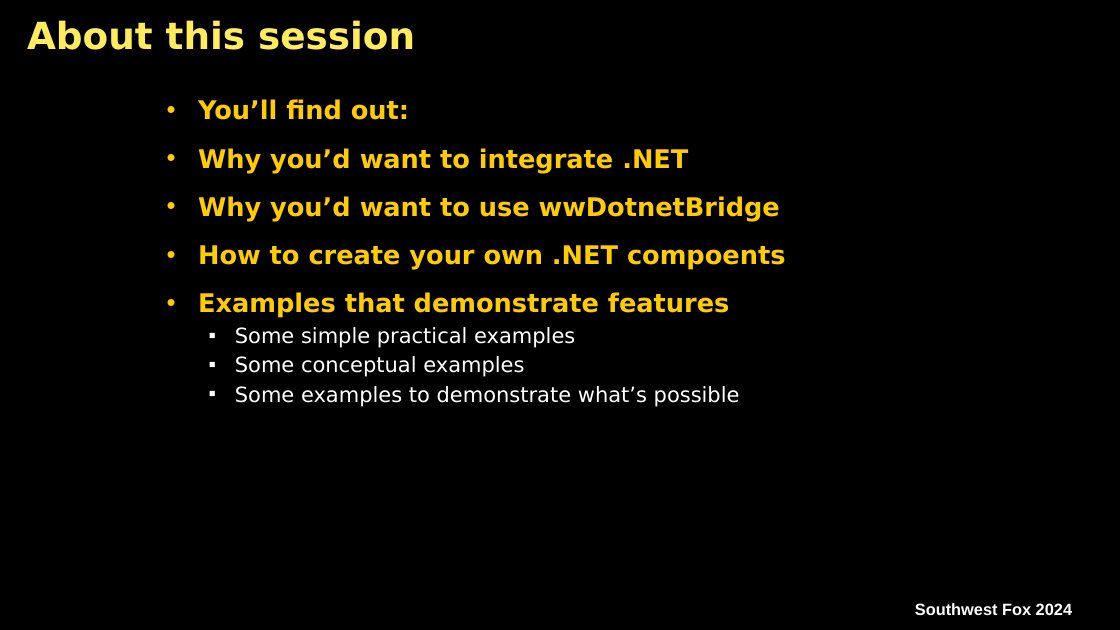
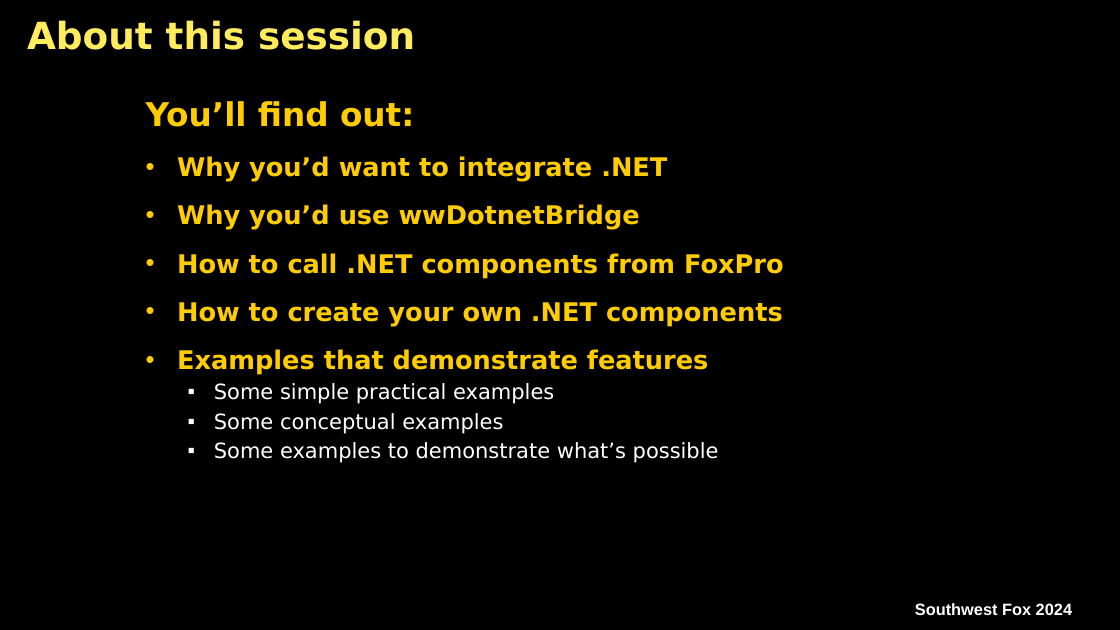
Before and after one commit to RickStrahl/swfox2024-wwdotnetbridge-revisited, a slide deck: slide 2 of Documents/Strahl-swFox2024-wwDotnetBridge-Revisited.pptx. Drawn at 1120x630 pixels with LibreOffice and Linux fonts; fonts in the diff are those of the drawing; background and template pictures are left out. Boxes give left, top, right and bottom in pixels: in the first picture for what was removed or moved away, otherwise in the second. Text is boxed around its words. In the diff, an @@ line names an element or a change of style, - is before the commit and + after.

```diff
--- a/Documents/Strahl-swFox2024-wwDotnetBridge-Revisited.pptx
+++ b/Documents/Strahl-swFox2024-wwDotnetBridge-Revisited.pptx
@@ text "You’ll find out:": place and size @@
-text "You’ll find out:" at [198,99,785,407]
+text "You’ll find out:" at [146,101,784,463]
@@ text at [146,101,414,127]: size 22 to 28 pt in "You’ll find out:"; bullet • to none @@
@@ text at [177,204,784,327]: text changed @@
-• Why you’d want to use wwDotnetBridge
-• How to create your own .NET compoents
+• Why you’d use wwDotnetBridge
+• How to call .NET components from FoxPro
+• How to create your own .NET components
```
Also in this commit, not shown: 3 other slides changed, 2 slides added, 7 other files.
